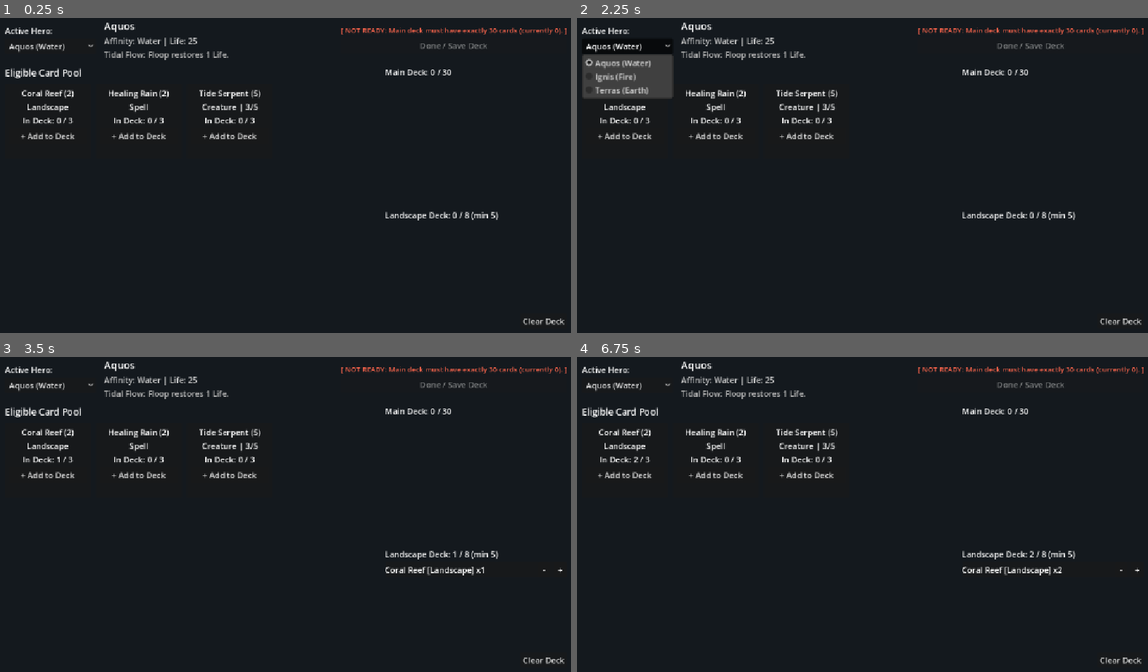
Above: before the commit, frames 1-4 (two rows, left to right).
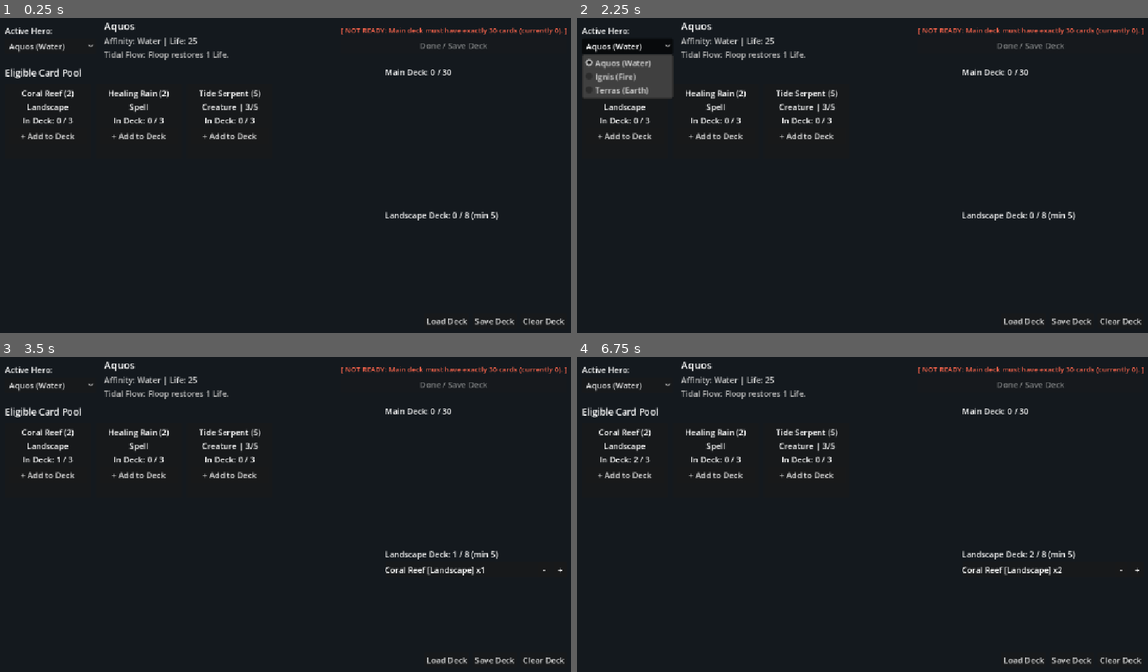
Above: after the commit, the same moments.

Repository: Kirizakuga/anawsomecardgame
Game: Godot game, scene res://scenes/deckbuilder/DeckBuilder.tscn
Same seed, same stepped clock (60 frames per second), same inputs: the game is played once before the commit and once after it. The project has no main scene, so this scene is started directly.
Inputs (mouse positions are in pixels of both pictures, inside the frame that each line leads up to):
- Up to frame 1 (0.25 s): no input
- Up to frame 2 (2.25 s): click (1022, 320) at 0.5 s, where only the run after the commit has a clickable "Load Deck"; click (1073, 320) at 1.25 s, where only the run after the commit has a clickable "Save Deck"; click "Aquos (Water)" at 2 s
- Up to frame 3 (3.5 s): click "+ Add to Deck" at 2.75 s
- Up to frame 4 (6.75 s): click "-" at 3.5 s; click "Clear Deck" at 4.25 s; click "Aquos (Water)" at 5 s; click "+ Add to Deck" at 5.75 s; click "+" at 6.5 s

The runs differ from the first frame. In frame 1, 0.2% of the frame differs, in the area x 74-91%, y 95-98%; in frame 2, 0.2%; in frame 3, 0.2%; in frame 4, 0.2%.

Commit message:
feat(M2-03): Implement deck save and load functionality with JSON persistence
Co-Authored-By: Claude Code <noreply@anthropic.com>

Diff:
--- a/scenes/deckbuilder/DeckBuilder.tscn
+++ b/scenes/deckbuilder/DeckBuilder.tscn
@@ -177,7 +177,16 @@
 
 [node name="BottomControls" type="HBoxContainer" parent="MainLayout/BodyLayout/RightPanel"]
 layout_mode = 2
+theme_override_constants/separation = 8
 alignment = 2
+
+[node name="LoadButton" type="Button" parent="MainLayout/BodyLayout/RightPanel/BottomControls"]
+layout_mode = 2
+text = "Load Deck"
+
+[node name="SaveButton" type="Button" parent="MainLayout/BodyLayout/RightPanel/BottomControls"]
+layout_mode = 2
+text = "Save Deck"
 
 [node name="ClearButton" type="Button" parent="MainLayout/BodyLayout/RightPanel/BottomControls"]
 layout_mode = 2
--- /dev/null
+++ b/scenes/deckbuilder/DeckSaveLoadCheck.tscn
@@ -0,0 +1,6 @@
+[gd_scene load_steps=2 format=3]
+
+[ext_resource type="Script" path="res://scripts/ui/deck_save_load_check.gd" id="1_check"]
+
+[node name="DeckSaveLoadCheck" type="Node"]
+script = ExtResource("1_check")
--- a/scripts/core/deck_build_state.gd
+++ b/scripts/core/deck_build_state.gd
@@ -198,3 +198,76 @@
 
 func is_valid() -> bool:
 	return get_validation_errors().is_empty()
+
+func to_dict() -> Dictionary:
+	var main_ids: Array[String] = []
+	for card in main_deck:
+		if card:
+			main_ids.append(card.id)
+
+	var landscape_ids: Array[String] = []
+	for card in landscape_deck:
+		if card:
+			landscape_ids.append(card.id)
+
+	return {
+		"version": 1,
+		"hero_id": hero.id if hero else "",
+		"main_deck": main_ids,
+		"landscape_deck": landscape_ids
+	}
+
+func to_json(indent: String = "\t") -> String:
+	return JSON.stringify(to_dict(), indent)
+
+func load_from_dict(data: Dictionary) -> Dictionary:
+	var missing_cards: Array[String] = []
+	var hero_id: String = str(data.get("hero_id", ""))
+	var loaded_hero: HeroResource = null
+
+	if hero_id != "":
+		loaded_hero = CardDatabase.get_hero(hero_id)
+		if loaded_hero == null:
+			missing_cards.append(hero_id)
+
+	clear()
+	set_hero(loaded_hero)
+
+	var raw_main = data.get("main_deck", [])
+	if raw_main is Array:
+		for raw_id in raw_main:
+			var cid: String = str(raw_id)
+			var card := CardDatabase.get_card(cid)
+			if card:
+				main_deck.append(card)
+			else:
+				missing_cards.append(cid)
+
+	var raw_landscape = data.get("landscape_deck", [])
+	if raw_landscape is Array:
+		for raw_id in raw_landscape:
+			var cid: String = str(raw_id)
+			var card := CardDatabase.get_card(cid)
+			if card:
+				landscape_deck.append(card)
+			else:
+				missing_cards.append(cid)
+
+	deck_changed.emit()
+
+	return {
+		"success": true,
+		"missing_ids": missing_cards
+	}
+
+func load_from_json(json_text: String) -> Dictionary:
+	var parsed = JSON.parse_string(json_text)
+	if parsed == null or not (parsed is Dictionary):
+		return {
+			"success": false,
+			"error": "Invalid or corrupted JSON.",
+			"missing_ids": []
+		}
+	var res := load_from_dict(parsed)
+	res["error"] = ""
+	return res
--- /dev/null
+++ b/scripts/core/deck_save_manager.gd
@@ -0,0 +1,40 @@
+class_name DeckSaveManager
+extends RefCounted
+
+# ponytail: simple single-profile local JSON deck save/load. Upgrade to multi-deck / profile slots when profile UI arrives.
+
+const DEFAULT_SAVE_PATH: String = "user://saved_deck.json"
+
+static func save_deck_to_file(deck_state: DeckBuildState, path: String = DEFAULT_SAVE_PATH) -> Dictionary:
+	if deck_state == null:
+		return {"success": false, "error": "DeckBuildState is null."}
+
+	var json_str := deck_state.to_json()
+	var file := FileAccess.open(path, FileAccess.WRITE)
+	if file == null:
+		var err := FileAccess.get_open_error()
+		return {"success": false, "error": "Failed to open file for writing at %s (error code: %d)" % [path, err]}
+
+	file.store_string(json_str)
+	file.close()
+
+	return {"success": true, "error": "", "path": path}
+
+static func load_deck_from_file(deck_state: DeckBuildState, path: String = DEFAULT_SAVE_PATH) -> Dictionary:
+	if deck_state == null:
+		return {"success": false, "error": "DeckBuildState is null.", "missing_ids": []}
+
+	if not FileAccess.file_exists(path):
+		return {"success": false, "error": "Save file does not exist at %s" % path, "missing_ids": []}
+
+	var file := FileAccess.open(path, FileAccess.READ)
+	if file == null:
+		var err := FileAccess.get_open_error()
+		return {"success": false, "error": "Failed to open file for reading at %s (error code: %d)" % [path, err], "missing_ids": []}
+
+	var json_text := file.get_as_text()
+	file.close()
+
+	var res := deck_state.load_from_json(json_text)
+	res["path"] = path
+	return res
--- a/scripts/ui/deck_builder.gd
+++ b/scripts/ui/deck_builder.gd
@@ -4,6 +4,8 @@
 signal deck_modified(deck_state: DeckBuildState)
 signal hero_selected(hero: HeroResource)
 signal validation_changed(is_valid: bool)
+signal deck_saved(result: Dictionary)
+signal deck_loaded(result: Dictionary)
 
 @export var hero_name_label_path: NodePath = "MainLayout/TopBar/HeroInfo/HeroNameLabel"
 @export var hero_affinity_label_path: NodePath = "MainLayout/TopBar/HeroInfo/HeroAffinityLabel"
@@ -19,6 +21,8 @@
 @export var card_grid_path: NodePath = "MainLayout/BodyLayout/LeftPanel/ScrollContainer/CardGrid"
 @export var validation_label_path: NodePath = "MainLayout/TopBar/DeckStatus/ValidationLabel"
 @export var done_button_path: NodePath = "MainLayout/TopBar/DeckStatus/DoneButton"
+@export var save_button_path: NodePath = "MainLayout/BodyLayout/RightPanel/BottomControls/SaveButton"
+@export var load_button_path: NodePath = "MainLayout/BodyLayout/RightPanel/BottomControls/LoadButton"
 @export var clear_button_path: NodePath = "MainLayout/BodyLayout/RightPanel/BottomControls/ClearButton"
 
 var deck_state: DeckBuildState
@@ -39,6 +43,8 @@
 @onready var card_grid: Container = get_node_or_null(card_grid_path) as Container
 @onready var validation_label: Label = get_node_or_null(validation_label_path) as Label
 @onready var done_button: Button = get_node_or_null(done_button_path) as Button
+@onready var save_button: Button = get_node_or_null(save_button_path) as Button
+@onready var load_button: Button = get_node_or_null(load_button_path) as Button
 @onready var clear_button: Button = get_node_or_null(clear_button_path) as Button
 
 func _ready() -> void:
@@ -80,11 +86,21 @@
 		validation_label = get_node_or_null(validation_label_path) as Label
 	if not done_button:
 		done_button = get_node_or_null(done_button_path) as Button
+	if not save_button:
+		save_button = get_node_or_null(save_button_path) as Button
+	if not load_button:
+		load_button = get_node_or_null(load_button_path) as Button
 	if not clear_button:
 		clear_button = get_node_or_null(clear_button_path) as Button
 
 	if clear_button and not clear_button.pressed.is_connected(clear_deck):
 		clear_button.pressed.connect(clear_deck)
+	if save_button and not save_button.pressed.is_connected(save_deck):
+		save_button.pressed.connect(save_deck)
+	if load_button and not load_button.pressed.is_connected(load_deck):
+		load_button.pressed.connect(load_deck)
+	if done_button and not done_button.pressed.is_connected(save_deck):
+		done_button.pressed.connect(save_deck)
 
 func _setup_hero_selector() -> void:
 	available_heroes = CardDatabase.get_all_heroes()
@@ -104,13 +120,15 @@
 		select_hero(available_heroes[index])
 
 func select_hero(hero: HeroResource) -> void:
+	if hero == null:
+		return
 	if not deck_state:
 		deck_state = DeckBuildState.new()
 	deck_state.set_hero(hero, true)
 
 	if hero_option_button:
 		for i in range(available_heroes.size()):
-			if available_heroes[i].id == hero.id:
+			if available_heroes[i] != null and available_heroes[i].id == hero.id:
 				hero_option_button.select(i)
 				break
 
@@ -120,6 +138,27 @@
 func set_filter(filter_name: String) -> void:
 	current_filter = filter_name.to_lower()
 	_populate_card_grid()
+
+func save_deck(path: String = DeckSaveManager.DEFAULT_SAVE_PATH) -> Dictionary:
+	if not deck_state:
+		return {"success": false, "error": "No deck state"}
+	var res := DeckSaveManager.save_deck_to_file(deck_state, path)
+	deck_saved.emit(res)
+	return res
+
+func load_deck(path: String = DeckSaveManager.DEFAULT_SAVE_PATH) -> Dictionary:
+	if not deck_state:
+		deck_state = DeckBuildState.new()
+	var res := DeckSaveManager.load_deck_from_file(deck_state, path)
+	if res.get("success", false):
+		if hero_option_button and deck_state.hero:
+			for i in range(available_heroes.size()):
+				if available_heroes[i] != null and available_heroes[i].id == deck_state.hero.id:
+					hero_option_button.select(i)
+					break
+		refresh_ui()
+	deck_loaded.emit(res)
+	return res
 
 func clear_deck() -> void:
 	if deck_state:
--- /dev/null
+++ b/scripts/ui/deck_save_load_check.gd
@@ -0,0 +1,250 @@
+extends Node
+
+# Headless check runner for M2-03: Deck save and load functionality.
+
+const DeckBuilderScene = preload("res://scenes/deckbuilder/DeckBuilder.tscn")
+const TEST_SAVE_PATH: String = "user://test_deck_save_m2_03.json"
+const TEST_CORRUPT_PATH: String = "user://test_corrupt_m2_03.json"
+
+var _passed := 0
+var _failed := 0
+var _manual := 0
+
+func _check(condition: bool, label: String) -> void:
+	if condition:
+		_passed += 1
+		print("[CHECK] PASS: %s" % label)
+	else:
+		_failed += 1
+		print("[CHECK] FAIL: %s" % label)
+
+func _manual_check(label: String) -> void:
+	_manual += 1
+	print("[CHECK] MANUAL: %s" % label)
+
+func _cleanup_test_files() -> void:
+	if FileAccess.file_exists(TEST_SAVE_PATH):
+		DirAccess.remove_absolute(TEST_SAVE_PATH)
+	if FileAccess.file_exists(TEST_CORRUPT_PATH):
+		DirAccess.remove_absolute(TEST_CORRUPT_PATH)
+
+func _ready() -> void:
+	_cleanup_test_files()
+
+	_test_serialization_format()
+	_test_save_and_load_roundtrip()
+	_test_edge_cases()
+	_test_ui_save_load_integration()
+	_test_manual_aspects()
+
+	_cleanup_test_files()
+
+	print("[CHECK] SUMMARY: %d passed, %d failed, %d manual" % [_passed, _failed, _manual])
+	if _failed > 0:
+		print("DeckSaveLoadCheck: FAIL")
+		get_tree().quit(1)
+	else:
+		print("DeckSaveLoadCheck: PASS")
+		get_tree().quit()
+
+func _create_dummy_card(id: String, name: String, is_landscape: bool = false, affinity: String = "fire") -> CardResource:
+	var card: CardResource
+	if is_landscape:
+		var ls := LandscapeResource.new()
+		ls.affected_affinity = affinity
+		card = ls
+	else:
+		var cr := CreatureResource.new()
+		cr.affinity = affinity
+		cr.attack = 2
+		cr.defense = 2
+		card = cr
+	card.id = id
+	card.display_name = name
+	card.essence_cost = 1
+	return card
+
+func _test_serialization_format() -> void:
+	var ignis := CardDatabase.get_hero("hr_ignis")
+	_check(ignis != null, "Hero Ignis loaded from CardDatabase")
+
+	var state := DeckBuildState.new(ignis)
+	var drake := CardDatabase.get_card("cr_flame_drake")
+	var ridge := CardDatabase.get_card("ls_volcanic_ridge")
+	_check(drake != null, "Flame drake loaded")
+	_check(ridge != null, "Volcanic ridge loaded")
+
+	state.add_card(drake)
+	state.add_card(drake)
+	state.add_card(ridge)
+
+	var dict := state.to_dict()
+	_check(dict.has("version") and dict["version"] == 1, "Dictionary contains version: 1")
+	_check(dict.has("hero_id") and dict["hero_id"] == "hr_ignis", "Dictionary hero_id is hr_ignis")
+	_check(dict.has("main_deck") and dict["main_deck"].size() == 2, "Dictionary main_deck contains 2 card IDs")
+	_check(dict["main_deck"][0] == "cr_flame_drake" and dict["main_deck"][1] == "cr_flame_drake", "Dictionary main_deck IDs match added cards")
+	_check(dict.has("landscape_deck") and dict["landscape_deck"].size() == 1, "Dictionary landscape_deck contains 1 card ID")
+	_check(dict["landscape_deck"][0] == "ls_volcanic_ridge", "Dictionary landscape_deck ID matches volcanic ridge")
+
+	var json_text := state.to_json()
+	_check(json_text.begins_with("{") and json_text.ends_with("}"), "Serialized JSON string is valid JSON object structure")
+
+	var parsed = JSON.parse_string(json_text)
+	_check(parsed is Dictionary, "JSON string parsed back into Dictionary")
+	_check(parsed["hero_id"] == "hr_ignis", "Parsed JSON has correct hero_id")
+	_check(parsed["main_deck"].size() == 2, "Parsed JSON has correct main_deck size")
+	_check(parsed["landscape_deck"].size() == 1, "Parsed JSON has correct landscape_deck size")
+
+func _test_save_and_load_roundtrip() -> void:
+	var ignis := CardDatabase.get_hero("hr_ignis")
+	var original_state := DeckBuildState.new(ignis)
+
+	# Build full valid deck: 30 main cards (10 types x 3), 5 landscape cards (2 types x 2, 1 type x 1)
+	# Use available cards from database plus dummy cards if needed
+	var drake := CardDatabase.get_card("cr_flame_drake")
+	var spark := CardDatabase.get_card("cr_cinder_spark")
+	var strike := CardDatabase.get_card("sp_magma_burst")
+	var ridge := CardDatabase.get_card("ls_volcanic_ridge")
+
+	# Main deck: 10 types x 3 copies each = 30 cards
+	var added_card_ids: Array[String] = []
+	for i in range(10):
+		var dummy := _create_dummy_card("test_deck_fire_%d" % i, "Fire %d" % i, false, "fire")
+		CardDatabase.cards[dummy.id] = dummy
+		added_card_ids.append(dummy.id)
+		for c in range(3):
+			var added := original_state.add_card(dummy)
+			if not added:
+				push_error("Failed to add dummy card %s" % dummy.id)
+
+	_check(original_state.main_deck.size() == 30, "Original main deck has 30 cards")
+
+	# Landscape deck: 2 types x 2 copies, 1 type x 1 copy = 5 cards
+	var ls_ids: Array[String] = []
+	for i in range(3):
+		var dummy_ls := _create_dummy_card("test_deck_ls_%d" % i, "Landscape %d" % i, true, "fire")
+		CardDatabase.cards[dummy_ls.id] = dummy_ls
+		ls_ids.append(dummy_ls.id)
+
+	original_state.add_card(CardDatabase.get_card(ls_ids[0]))
+	original_state.add_card(CardDatabase.get_card(ls_ids[0]))
+	original_state.add_card(CardDatabase.get_card(ls_ids[1]))
+	original_state.add_card(CardDatabase.get_card(ls_ids[1]))
+	original_state.add_card(CardDatabase.get_card(ls_ids[2]))
+
+	_check(original_state.landscape_deck.size() == 5, "Original landscape deck has 5 cards")
+	_check(original_state.is_valid(), "Original deck is VALID per DeckBuildState rules")
+
+	# Save to file
+	var save_res := DeckSaveManager.save_deck_to_file(original_state, TEST_SAVE_PATH)
+	_check(save_res.get("success", false) == true, "DeckSaveManager saved deck to file successfully")
+	_check(FileAccess.file_exists(TEST_SAVE_PATH), "Save file exists on disk")
+
+	# Load into fresh state
+	var loaded_state := DeckBuildState.new()
+	var load_res := DeckSaveManager.load_deck_from_file(loaded_state, TEST_SAVE_PATH)
+	_check(load_res.get("success", false) == true, "DeckSaveManager loaded deck from file successfully")
+	_check(load_res.get("missing_ids", []).is_empty(), "No missing card IDs reported")
+
+	# Verify contents match
+	_check(loaded_state.hero != null and loaded_state.hero.id == "hr_ignis", "Loaded deck hero is hr_ignis")
+	_check(loaded_state.main_deck.size() == 30, "Loaded main deck size is 30")
+	_check(loaded_state.landscape_deck.size() == 5, "Loaded landscape deck size is 5")
+	_check(loaded_state.get_card_count(added_card_ids[0]) == 3, "Loaded card 0 copy count is 3")
+	_check(loaded_state.get_card_count(added_card_ids[1]) == 3, "Loaded card 1 copy count is 3")
+	_check(loaded_state.get_landscape_deck_count(ls_ids[0]) == 2, "Loaded landscape 0 count is 2")
+	_check(loaded_state.get_landscape_deck_count(ls_ids[2]) == 1, "Loaded landscape 2 count is 1")
+	_check(loaded_state.is_valid(), "Loaded deck is VALID identically to original")
+
+func _test_edge_cases() -> void:
+	var state := DeckBuildState.new()
+
+	# Missing file
+	var missing_res := DeckSaveManager.load_deck_from_file(state, "user://non_existent_file_xyz_123.json")
+	_check(missing_res.get("success", false) == false, "Loading nonexistent file returns success: false")
+	_check(missing_res.get("error", "") != "", "Missing file returns descriptive error")
+
+	# Corrupted JSON
+	var corrupt_file := FileAccess.open(TEST_CORRUPT_PATH, FileAccess.WRITE)
+	if corrupt_file:
+		corrupt_file.store_string("{ this is not valid json ::: 123")
+		corrupt_file.close()
+
+	var corrupt_res := DeckSaveManager.load_deck_from_file(state, TEST_CORRUPT_PATH)
+	_check(corrupt_res.get("success", false) == false, "Loading corrupted JSON returns success: false")
+	_check(corrupt_res.get("error", "") != "", "Corrupted JSON returns descriptive error")
+
+	# Unknown hero ID and unknown card IDs
+	var unknown_data: Dictionary = {
+		"version": 1,
+		"hero_id": "hr_unknown_ghost",
+		"main_deck": ["cr_ghost_1", "cr_flame_drake"],
+		"landscape_deck": ["ls_ghost_ls", "ls_volcanic_ridge"]
+	}
+	var test_unknown_state := DeckBuildState.new()
+	var unknown_res := test_unknown_state.load_from_dict(unknown_data)
+	_check(unknown_res.get("success", false) == true, "load_from_dict succeeds even with unknown cards")
+	var missing_ids: Array = unknown_res.get("missing_ids", [])
+	_check(missing_ids.has("hr_unknown_ghost"), "Unknown hero ID is reported in missing_ids")
+	_check(missing_ids.has("cr_ghost_1"), "Unknown main card ID is reported in missing_ids")
+	_check(missing_ids.has("ls_ghost_ls"), "Unknown landscape card ID is reported in missing_ids")
+	_check(test_unknown_state.main_deck.size() == 1, "Known card (cr_flame_drake) loaded while unknown skipped")
+	_check(test_unknown_state.landscape_deck.size() == 1, "Known landscape (ls_volcanic_ridge) loaded while unknown skipped")
+	_check(test_unknown_state.hero == null, "Hero is null when unknown hero ID was passed")
+
+func _test_ui_save_load_integration() -> void:
+	var deck_builder := DeckBuilderScene.instantiate() as DeckBuilder
+	_check(deck_builder != null, "DeckBuilder instantiated for save/load UI check")
+	add_child(deck_builder)
+
+	var aquos := CardDatabase.get_hero("hr_aquos")
+	_check(aquos != null, "Hero Aquos loaded from CardDatabase")
+	deck_builder.select_hero(aquos)
+	_check(deck_builder.deck_state.hero == aquos, "DeckBuilder hero set to Aquos")
+
+	var serpent := CardDatabase.get_card("cr_tide_serpent")
+	var reef := CardDatabase.get_card("ls_coral_reef")
+	_check(serpent != null, "cr_tide_serpent loaded")
+	_check(reef != null, "ls_coral_reef loaded")
+	deck_builder.add_card(serpent)
+	deck_builder.add_card(serpent)
+	deck_builder.add_card(reef)
+
+	_check(deck_builder.deck_state.main_deck.size() == 2, "DeckBuilder main deck has 2 cards")
+	_check(deck_builder.deck_state.landscape_deck.size() == 1, "DeckBuilder landscape deck has 1 card")
+
+	# Save deck via UI method
+	var save_res := deck_builder.save_deck(TEST_SAVE_PATH)
+	_check(save_res.get("success", false) == true, "deck_builder.save_deck() succeeded")
+	_check(FileAccess.file_exists(TEST_SAVE_PATH), "Save file created by DeckBuilder")
+
+	# Clear deck
+	deck_builder.clear_deck()
+	_check(deck_builder.deck_state.main_deck.is_empty(), "Deck cleared in UI")
+	_check(deck_builder.deck_state.landscape_deck.is_empty(), "Landscape deck cleared in UI")
+	_check(deck_builder.main_deck_count_label.text == "Main Deck: 0 / 30", "Main deck count label refreshed to 0")
+
+	# Change hero temporarily to Ignis
+	var ignis := CardDatabase.get_hero("hr_ignis")
+	deck_builder.select_hero(ignis)
+	_check(deck_builder.deck_state.hero == ignis, "Temporarily changed hero to Ignis")
+
+	# Load deck via UI method
+	var load_res := deck_builder.load_deck(TEST_SAVE_PATH)
+	_check(load_res.get("success", false) == true, "deck_builder.load_deck() succeeded")
+	_check(deck_builder.deck_state.hero == aquos, "Hero restored to Aquos upon deck load")
+	_check(deck_builder.deck_state.main_deck.size() == 2, "Main deck restored with 2 cards")
+	_check(deck_builder.deck_state.landscape_deck.size() == 1, "Landscape deck restored with 1 card")
+	_check(deck_builder.main_deck_count_label.text == "Main Deck: 2 / 30", "Main deck count label updated to 2 / 30")
+	_check(deck_builder.landscape_deck_count_label.text == "Landscape Deck: 1 / 8 (min 5)", "Landscape count label updated to 1 / 8")
+
+	# Test button bindings exist
+	_check(deck_builder.save_button != null, "Save button node exists in DeckBuilder")
+	_check(deck_builder.load_button != null, "Load button node exists in DeckBuilder")
+
+	remove_child(deck_builder)
+	deck_builder.queue_free()
+
+func _test_manual_aspects() -> void:
+	_manual_check("Save and Load button styling, placement, and visual feedback in DeckBuilder UI")
+	_manual_check("Saved deck file location in user profile directory across app restart")
Not shown, added: scripts/core/deck_save_manager.gd.uid
Not shown, changed: docs/TASKS.md
Not shown, changed: docs/development.md
Not shown, changed: docs/execution_log.md
